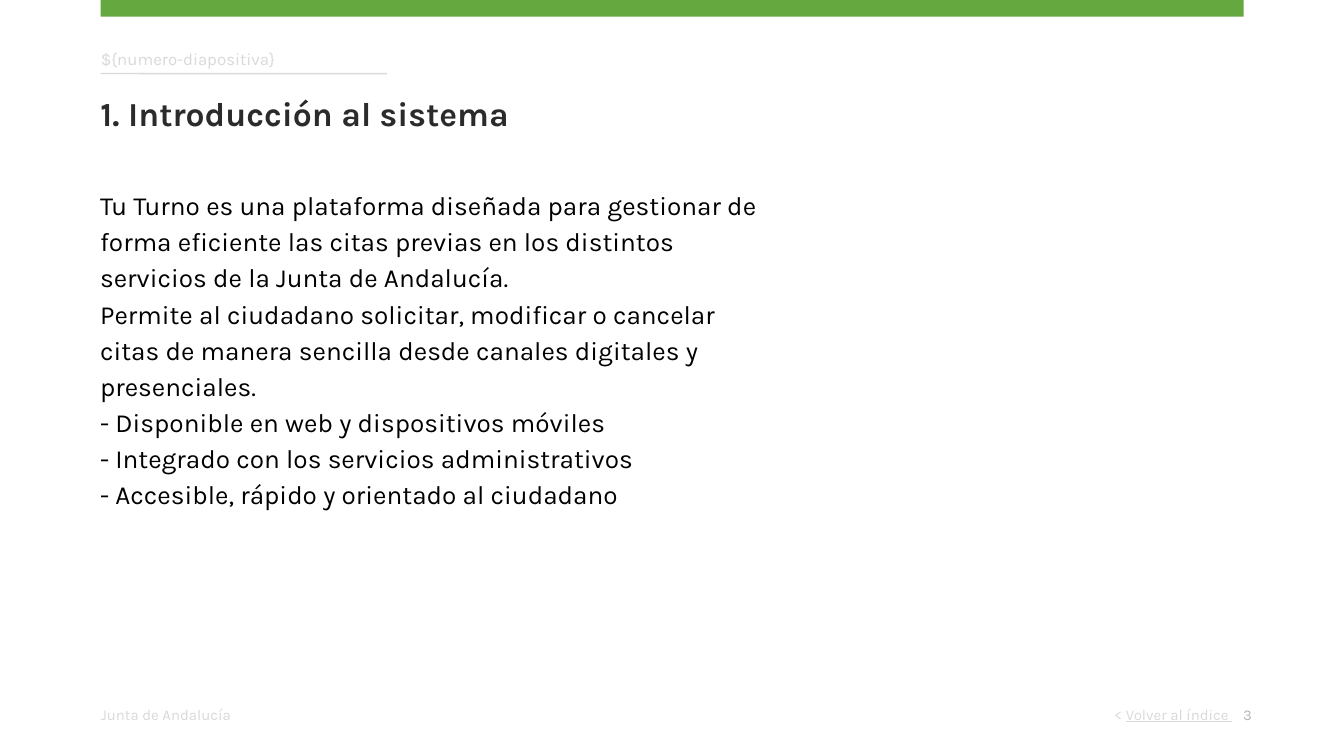
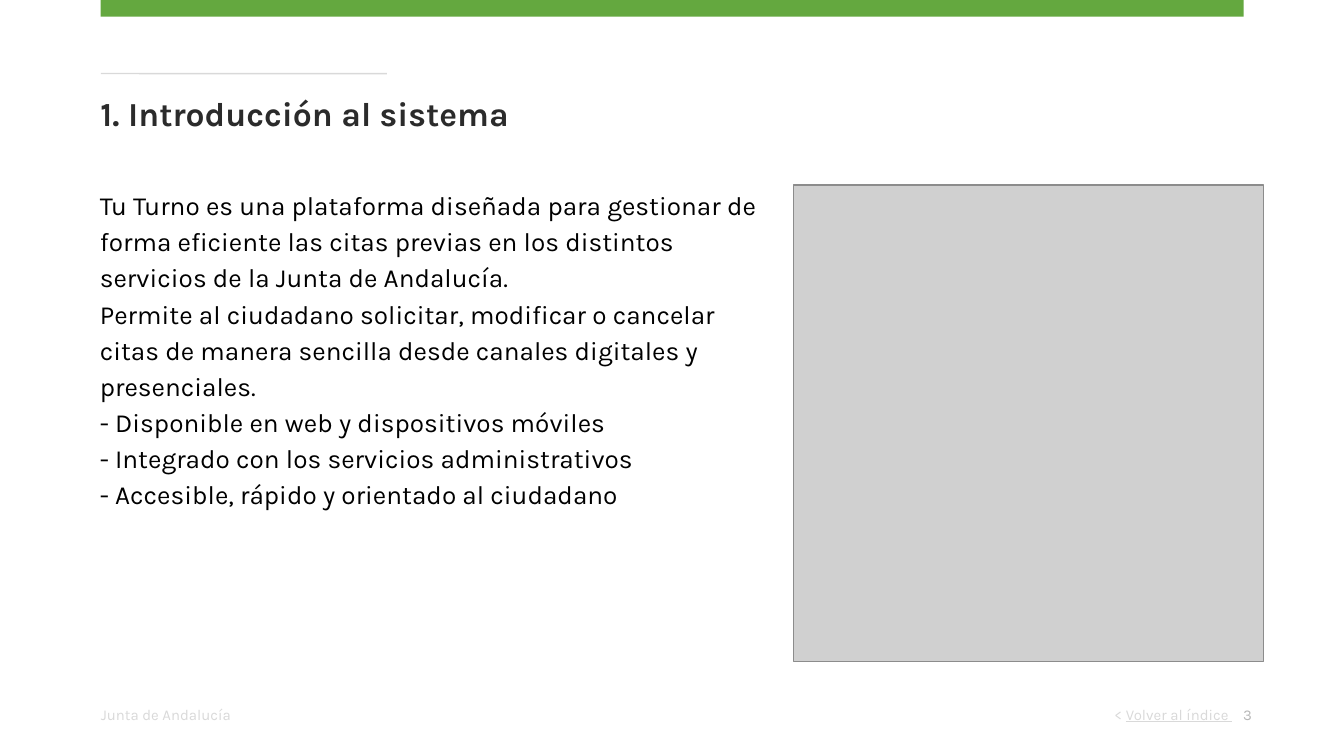
Before and after one commit to santigupro/curso-inap-iaprog-ejercicio-2-python, a slide deck: slide 3 of output/presentacion-generada.odp. Drawn at 1344x756 pixels with LibreOffice and Linux fonts; fonts in the diff are those of the drawing; grey boxes stand for pictures. Boxes give left, top, right and bottom in pixels: in the first picture for what was removed or moved away, otherwise in the second. Text is boxed around its words. In the diff, an @@ line names an element or a change of style, - is before the commit and + after.

```diff
--- a/output/presentacion-generada.odp
+++ b/output/presentacion-generada.odp
@@ text removed at [101, 49, 275, 71] @@
-${numero-diapositiva}
@@ picture added at [794, 185, 1265, 661] @@
```
Also in this commit, not shown: 1 other slide changed, 6 other files.
